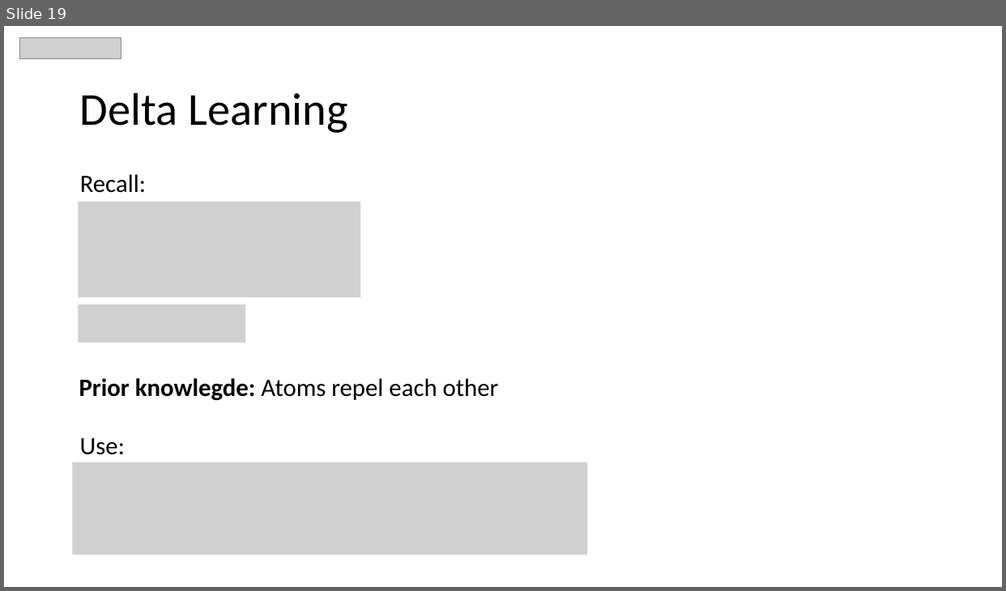
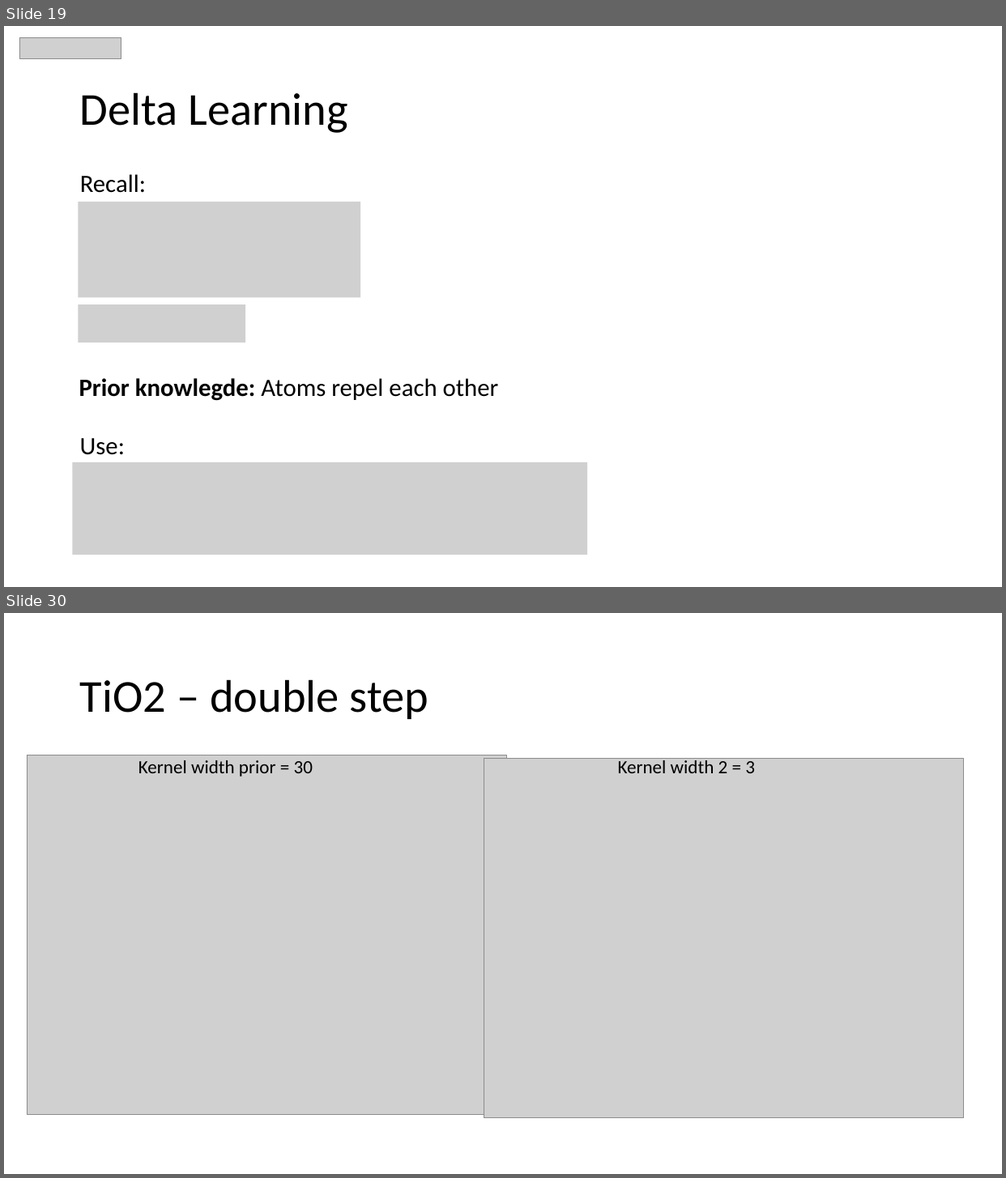
Before and after one commit to MaltheBisbo/learningForces, a slide deck: Presentations/Group meetings/2018-11-6-Malthe.pptx. Shown one above the other, each under a label of ours: slide 19 before the commit, slides 19 and 30 after it; the slides between them are not shown. The pictures are 1006x591 and 1006x1178 pixels, drawn with LibreOffice and Linux fonts; fonts in the diff are those of the drawing; grey boxes stand for pictures. Boxes give left, top, right and bottom in pixels: in the first picture for what was removed or moved away, otherwise in the second. Text is boxed around its words. In the diff, an @@ line names an element or a change of style, - is before the commit and + after.

```diff
--- a/Presentations/Group meetings/2018-11-6-Malthe.pptx
+++ b/Presentations/Group meetings/2018-11-6-Malthe.pptx
@@ slide 30 added at <box>4,613,1002,1174</box>, background #FFFFFF @@
@@ title added at <box>80,679,429,719</box>, 44 pt, text #000000 @@
+TiO2 – double step
@@ picture added at <box>27,756,506,1115</box> @@
@@ picture added at <box>484,758,964,1118</box> @@
@@ text added at <box>618,757,755,773</box>, 18 pt, text #000000 @@
+Kernel width 2 = 3
@@ text added at <box>138,760,313,777</box>, 18 pt, text #000000 @@
+Kernel width prior = 30
```
Also in this commit, not shown: 18 other slides added, 2 slides removed, 3 other files.
